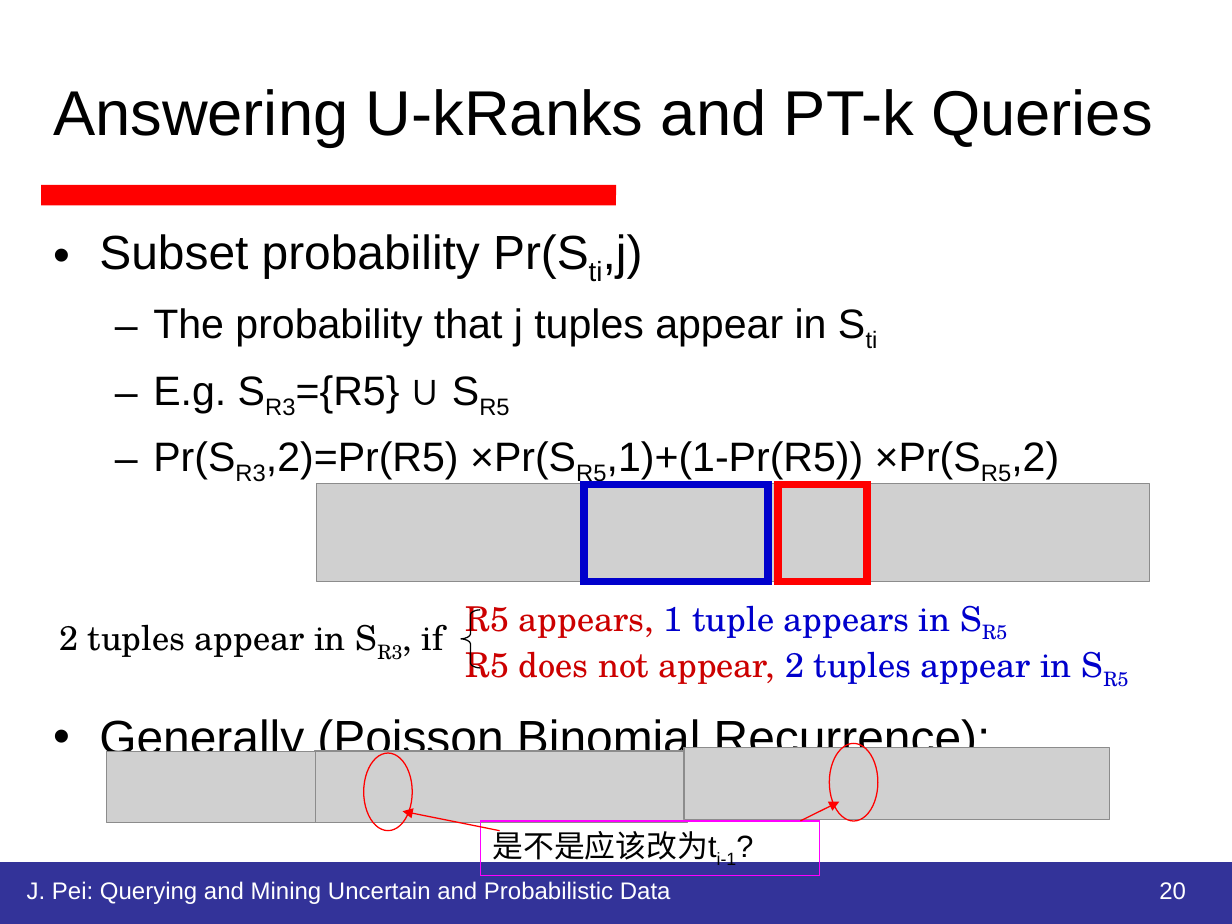
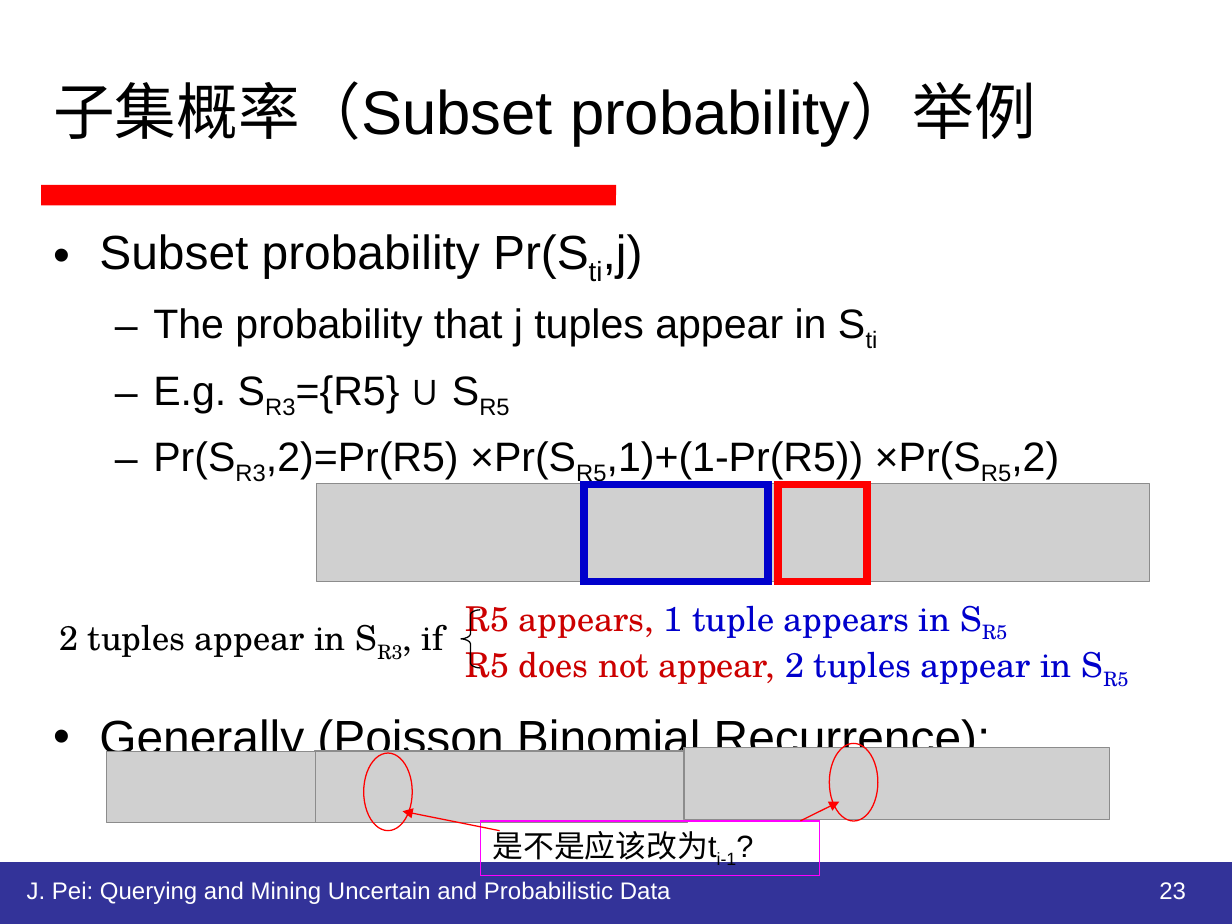
Before and after one commit to HiltonWei/wpstest, a slide deck: slide 23 of branches/区钺坚/读书报告/不确定性数据的查询分析处理.ppt (slide 20 before the commit). Drawn at 1232x924 pixels with LibreOffice and Linux fonts; fonts in the diff are those of the drawing; grey boxes stand for pictures. Boxes give left, top, right and bottom in pixels: in the first picture for what was removed or moved away, otherwise in the second. Text is boxed around its words. In the diff, an @@ line names an element or a change of style, - is before the commit and + after.

```diff
--- a/branches/区钺坚/读书报告/不确定性数据的查询分析处理.ppt
+++ b/branches/区钺坚/读书报告/不确定性数据的查询分析处理.ppt
@@ title at (53,81,1036,146): text changed; size 37 to 36 pt @@
-Answering U-kRanks and PT-k Queries
+子集概率（Subset probability）举例
@@ page number at (1159,882,1186,900): text changed @@
-20
+23
```
Also in this commit, not shown: 13 other slides changed, 10 slides added, 1 slide removed, 4 other files.
